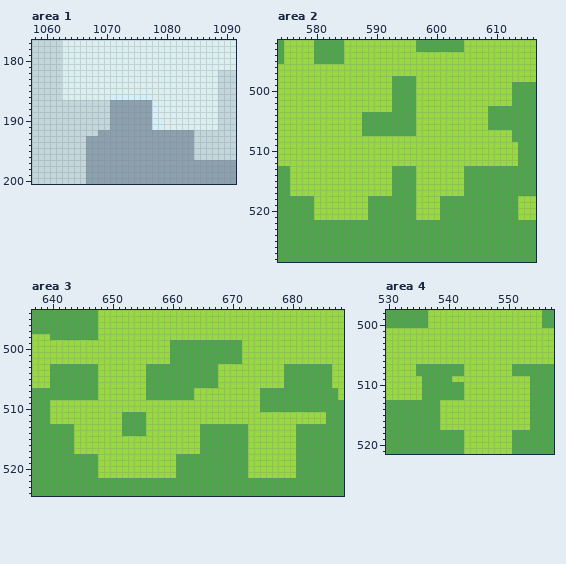
Pixel-art file, stored at Assets/Aseprite/RoughBG10.aseprite. Above, as it was before the edit.
1280x800 pixels, 1 frame. Colours within 5 levels of each other are drawn and written as one. Shown: area 1: x 1058..1091, y 177..200; area 2: x 574..616, y 492..528; area 3: x 637..688, y 494..524; area 4: x 530..557, y 498..521. The commit also changed other parts of the picture, which this record leaves out.
After the commit:
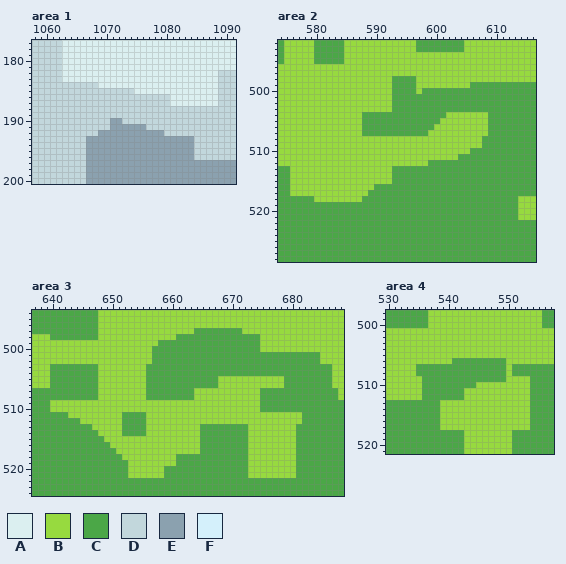
Palette (. is transparent): A #dbeff0  B #97da3f  C #4ba747  D #c2d7dc  E #8ba1af  F #d4f0fb
From old to new:
Area 1:
y 184: x 1063..1068 AAAAAA -> DDDDDD
y 185: x 1063..1074 AAAAAAAAAAAA -> DDDDDDDDDDDD
y 186: x 1063..1080 AAAAAAAAFFFFFFFAAA -> DDDDDDDDDDDDDDDDDD
y 187: x 1071..1080 EEEEEEEFAA -> DDDDDDDDDD
y 188..189: x 1071..1088 EEEEEEEFAAAAAAAAAA -> DDDDDDDDDDDDDDDDDD
y 190: x 1073..1088 EEEEEFAAAAAAAAAA -> DDDDDDDDDDDDDDDD
y 191: x 1077..1088 EFFAAAAAAAAA -> DDDDDDDDDDDD
y 192: x 1080..1084 EEEEE -> DDDDD
Area 2:
y 499: x 606..612 BBBBBBB -> CCCCCCC
y 500: x 598..612 BBBBBBBBBBBBBBB -> CCCCCCCCCCCCCCC
y 501..502: x 597..612 BBBBBBBBBBBBBBBB -> CCCCCCCCCCCCCCCC
y 503: x 597..608 BBBBBBBBBBBB -> CCCCCCCCCCCC
y 504: x 597..601 BBBBB -> CCCCC
y 505: x 597..600 BBBB -> CCCC
y 506: x 597..599 BBB -> CCC
y 507: x 597..598 BB -> CC; x 609..612 BBBB -> CCCC
y 508: x 608..612 BBBBB -> CCCCC
y 509: x 608..613 BBBBBB -> CCCCCC
y 510: x 606..613 BBBBBBBB -> CCCCCCCC
y 511: x 604..613 BBBBBBBBBB -> CCCCCCCCCC
y 512: x 599..613 BBBBBBBBBBBBBBB -> CCCCCCCCCCCCCCC
y 513..515: x 597..604 BBBBBBBB -> CCCCCCCC
y 516: x 590..592 BBB -> CCC; x 597..604 BBBBBBBB -> CCCCCCCC
y 517: x 589..592 BBBB -> CCCC; x 597..604 BBBBBBBB -> CCCCCCCC
y 518: x 588 B -> C; x 597..600 BBBB -> CCCC
y 519..521: x 580..588 BBBBBBBBB -> CCCCCCCCC; x 597..600 BBBB -> CCCC
Area 3:
y 497: x 664..671 BBBBBBBB -> CCCCCCCC
y 498: x 661..674 BBBBBBBBBBBBBB -> CCCCCCCCCCCCCC
y 499: x 658..659 BB -> CC; x 672..674 BBB -> CCC
y 500: x 657..659 BBB -> CCC; x 672..674 BBB -> CCC
y 501..502: x 657..659 BBB -> CCC; x 672..684 BBBBBBBBBBBBB -> CCCCCCCCCCCCC
y 503..504: x 668..678 BBBBBBBBBBB -> CCCCCCCCCCC
y 511: x 640..642 BBB -> CCC; x 682..685 BBBB -> CCCC
y 512: x 640..644 BBBBB -> CCCCC; x 682..685 BBBB -> CCCC
y 513: x 644..646 BBB -> CCC
y 514: x 644..647 BBBB -> CCCC
y 515: x 644..648 BBBBB -> CCCCC
y 516: x 644..649 BBBBBB -> CCCCCC
y 517: x 644..650 BBBBBBB -> CCCCCCC
y 518: x 648..651 BBBB -> CCCC
y 519: x 648..652 BBBBB -> CCCCC
y 520..521: x 648..652 BBBBB -> CCCCC; x 659..660 BB -> CC
Area 4:
y 506: x 541..549 BBBBBBBBB -> CCCCCCCCC
y 507..508: x 543..549 BBBBBBB -> CCCCCCC
y 509: x 541..549 BBBBBBBBB -> CCCCCCCCC
y 510: x 543..544 BB -> CC
Boxes around the changes in both pictures, in picture pixels (x1, y1, x2, y2):
changed: (62, 82, 218, 136)
changed: (314, 82, 518, 220)
changed: (152, 328, 320, 376)
changed: (50, 412, 128, 478)
changed: (302, 412, 326, 424)
changed: (164, 466, 176, 478)
changed: (452, 358, 506, 388)
